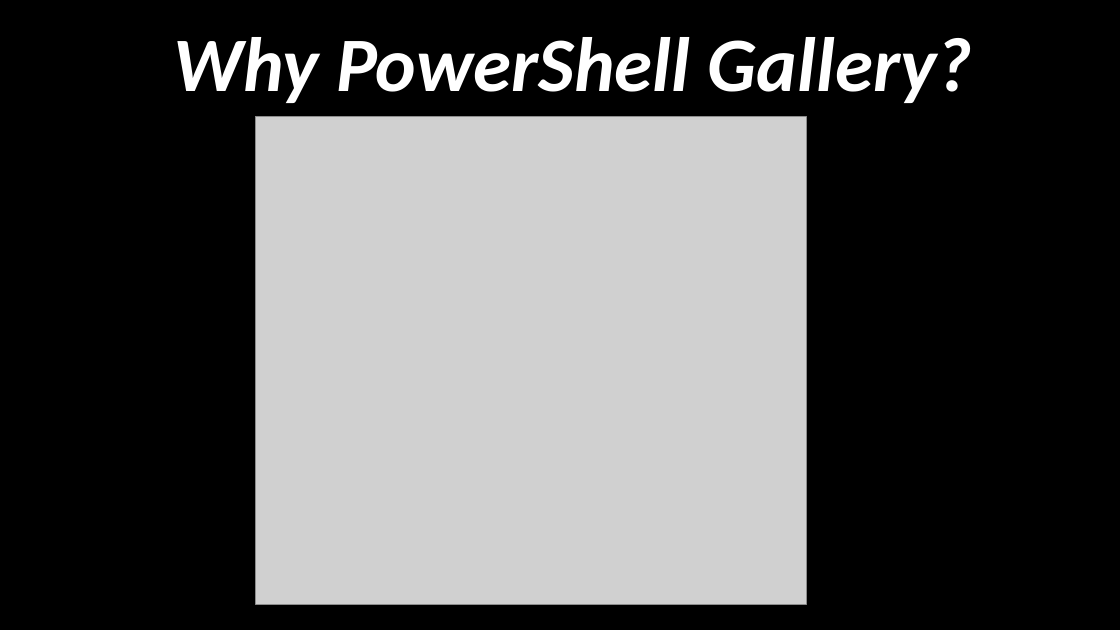
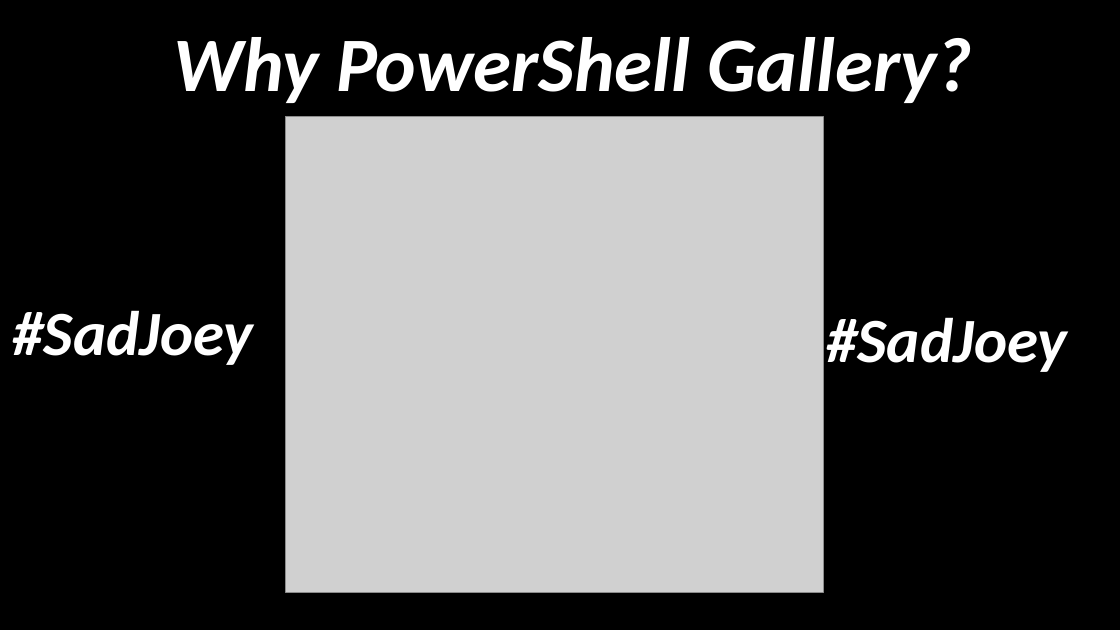
Before and after one commit to SQLDBAWithABeard/Presentations, a slide deck: slide 8 of 2018/PSConfEU2018 - Continuous Delivery To The PowerShell Gallery/Continuous Delivery For Modules To PowerShell Gallery.pptx. Drawn at 1120x630 pixels with LibreOffice and Linux fonts; fonts in the diff are those of the drawing; grey boxes stand for pictures; background and template pictures are left out. Boxes give left, top, right and bottom in pixels: in the first picture for what was removed or moved away, otherwise in the second. Text is boxed around its words. In the diff, an @@ line names an element or a change of style, - is before the commit and + after.

```diff
--- a/2018/PSConfEU2018 - Continuous Delivery To The PowerShell Gallery/Continuous Delivery For Modules To PowerShell Gallery.pptx
+++ b/2018/PSConfEU2018 - Continuous Delivery To The PowerShell Gallery/Continuous Delivery For Modules To PowerShell Gallery.pptx
@@ picture: place and size @@
-picture at [255, 117, 806, 605]
+picture at [286, 117, 823, 593]
@@ text added at [12, 310, 253, 365], 54 pt, text #FFFFFF, bold, italic @@
+#SadJoey
@@ text added at [826, 317, 1067, 372], 54 pt, text #FFFFFF, bold, italic @@
+#SadJoey
```
Also in this commit, not shown: 11 other slides changed, 15 slides added.
